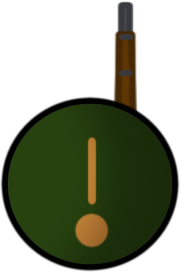
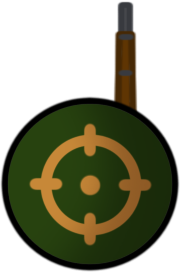
Revision of a layered (180, 272) image; what changed, layer by layer:
painted on "Icon" over [28, 122, 152, 248]
